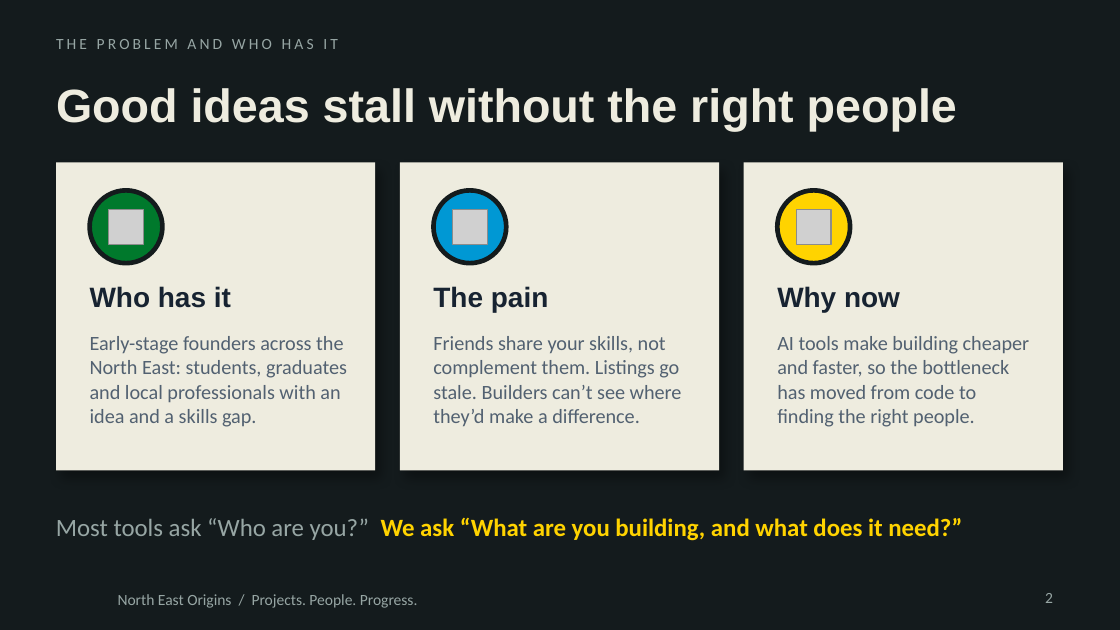
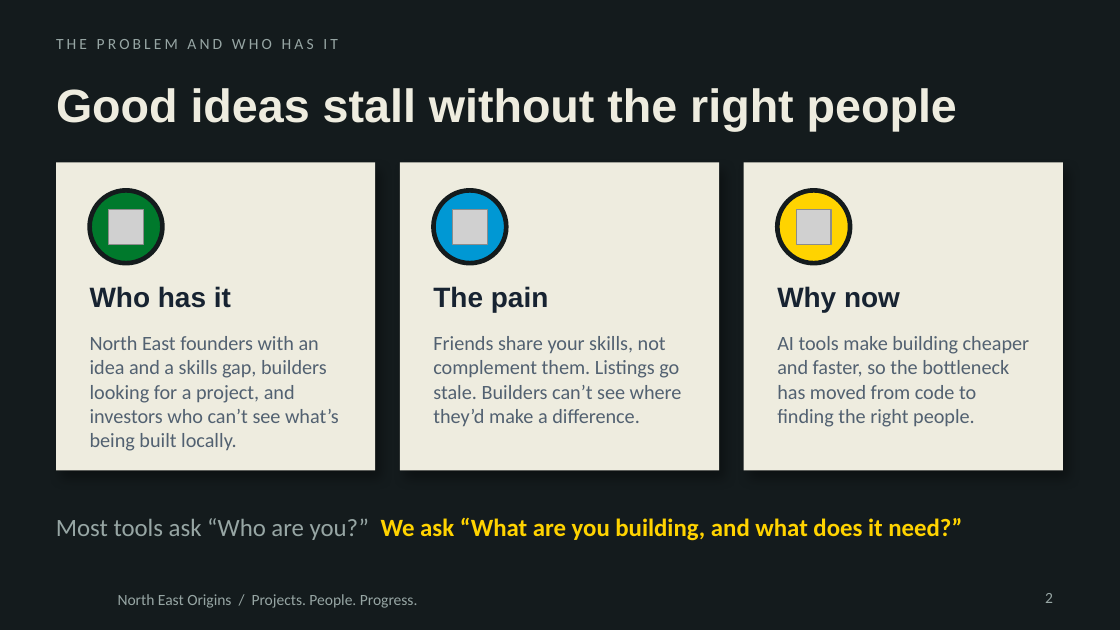
Before and after one commit to Abid091106/NorthEastOrigin, a slide deck: slide 2 of pitch/North-East-Origins-pitch-v3.pptx. Drawn at 1120x630 pixels with LibreOffice and Linux fonts; fonts in the diff are those of the drawing; grey boxes stand for pictures; background and template pictures are left out. Boxes give left, top, right and bottom in pixels: in the first picture for what was removed or moved away, otherwise in the second. Text is boxed around its words. In the diff, an @@ line names an element or a change of style, - is before the commit and + after.

```diff
--- a/pitch/North-East-Origins-pitch-v3.pptx
+++ b/pitch/North-East-Origins-pitch-v3.pptx
@@ text at [90,336,339,451]: text changed @@
-Early-stage founders across the North East: students, graduates and local professionals with an idea and a skills gap.
+North East founders with an idea and a skills gap, builders looking for a project, and investors who can’t see what’s being built locally.
```
Also in this commit, not shown: 3 other slides changed, 1 slide added, 2 slides removed, 1 other file.
